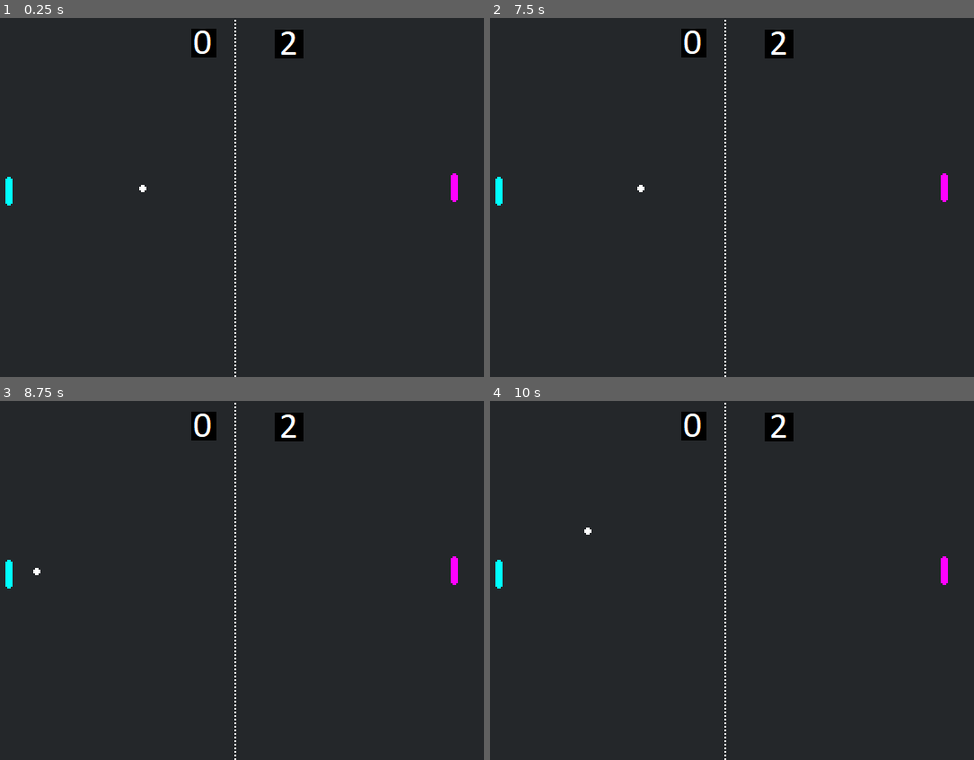
Above: before the commit, frames 1-4 (two rows, left to right).
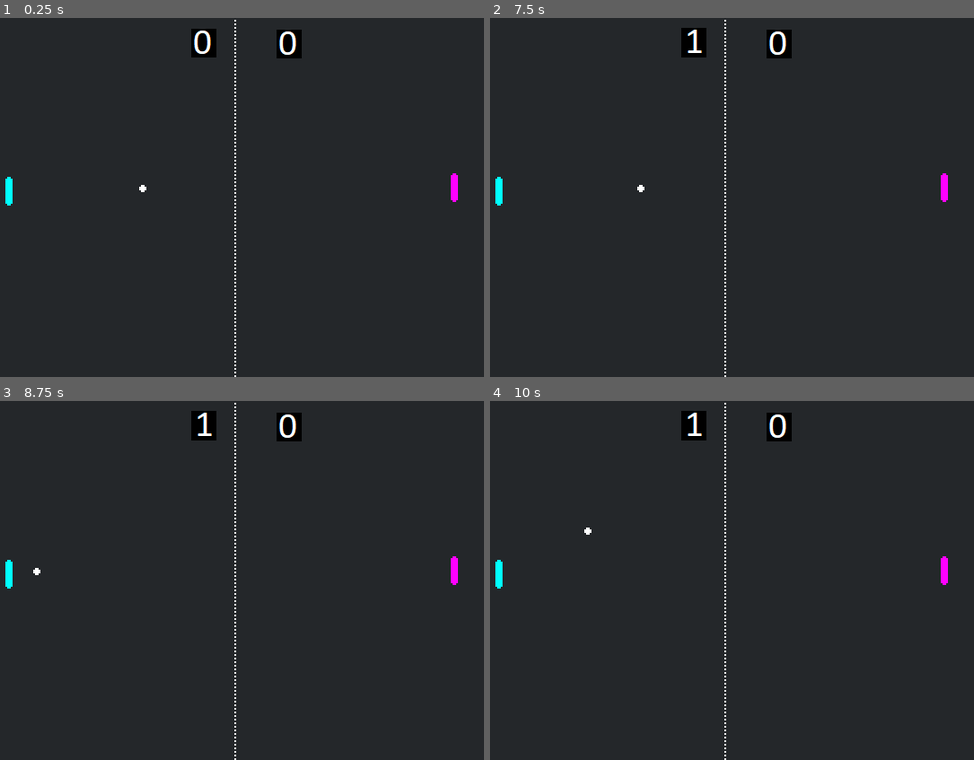
Above: after the commit, the same moments.

Repository: ldahleen54/godot-testing
Game: Godot game, scene res://pong.tscn
Two runs of this game, one before a commit and one after it. Both use one fixed random seed, a clock stepped at 60 frames per second and the inputs below.
Inputs:
- Up to frame 1 (0.25 s): no input
- Up to frame 2 (7.5 s): tap Enter at 0.5, 3.5, 5 s; tap Space at 1.25, 4.25, 5.75 s
- Up to frame 3 (8.75 s): no input
- Up to frame 4 (10 s): no input

The runs differ from the first frame. In frame 1, 0.2% of the frame differs, in the area x 56-63%, y 3-12%; in frame 2, 0.4%, in the area x 39-63%, y 2-12%; in frame 3, 0.4%; in frame 4, 0.4%.

Commit message:
added scoreboard functionality

Diff:
--- /dev/null
+++ b/Pong with GScript/logic/score_left.gd
@@ -0,0 +1,74 @@
+extends Sprite
+
+
+# Declare member variables here. Examples:
+# var a = 2
+# var b = "text"
+var score = 0
+
+# Called when the node enters the scene tree for the first time.
+func _ready():
+	var texture = ImageTexture.new()
+	var image = Image.new()
+	if score == 0:
+		image.load("res://assets/0.PNG")
+	if score == 1:
+		image.load("res://assets/1.PNG")
+	if score == 2:
+		image.load("res://assets/2.PNG")
+	if score == 3:
+		image.load("res://assets/3.PNG")
+	if score == 4:
+		image.load("res://assets/4.PNG")
+	if score == 5:
+		image.load("res://assets/5.PNG")
+	if score == 6:
+		image.load("res://assets/6.PNG")
+	if score == 7:
+		image.load("res://assets/7.PNG")
+	if score == 8:
+		image.load("res://assets/8.PNG")
+	if score == 9:
+		image.load("res://assets/9.PNG")
+	if score > 9:
+		image.load("res://icon.png")
+	texture.create_from_image(image)
+	set_texture(texture)
+
+# Called every frame. 'delta' is the elapsed time since the previous frame.
+func _process(delta):
+	var texture = ImageTexture.new()
+	var image = Image.new()
+	if score == 0:
+		image.load("res://assets/0.PNG")
+	if score == 1:
+		image.load("res://assets/1.PNG")
+	if score == 2:
+		image.load("res://assets/2.PNG")
+	if score == 3:
+		image.load("res://assets/3.PNG")
+	if score == 4:
+		image.load("res://assets/4.PNG")
+	if score == 5:
+		image.load("res://assets/5.PNG")
+	if score == 6:
+		image.load("res://assets/6.PNG")
+	if score == 7:
+		image.load("res://assets/7.PNG")
+	if score == 8:
+		image.load("res://assets/8.PNG")
+	if score == 9:
+		image.load("res://assets/9.PNG")
+	# placeholder if the score is invalid
+	if score > 9 || score < 0:
+		image.load("res://icon.png")
+	texture.create_from_image(image)
+	set_texture(texture)
+	print("score: ", score)
+
+func set_score(score):
+	self.score = score
+
+func add_score():
+	print("added to score")
+	self.score = self.score + 1
--- /dev/null
+++ b/Pong with GScript/logic/score_right.gd
@@ -0,0 +1,76 @@
+extends Sprite
+
+
+# Declare member variables here. Examples:
+# var a = 2
+# var b = "text"
+var score = 0
+
+# Called when the node enters the scene tree for the first time.
+func _ready():
+	var texture = ImageTexture.new()
+	var image = Image.new()
+	if score == 0:
+		image.load("res://assets/0.PNG")
+	if score == 1:
+		image.load("res://assets/1.PNG")
+	if score == 2:
+		image.load("res://assets/2.PNG")
+	if score == 3:
+		image.load("res://assets/3.PNG")
+	if score == 4:
+		image.load("res://assets/4.PNG")
+	if score == 5:
+		image.load("res://assets/5.PNG")
+	if score == 6:
+		image.load("res://assets/6.PNG")
+	if score == 7:
+		image.load("res://assets/7.PNG")
+	if score == 8:
+		image.load("res://assets/8.PNG")
+	if score == 9:
+		image.load("res://assets/9.PNG")
+	if score > 9:
+		image.load("res://icon.png")
+	texture.create_from_image(image)
+	set_texture(texture)
+
+# Called every frame. 'delta' is the elapsed time since the previous frame.
+func _process(delta):
+	var texture = ImageTexture.new()
+	var image = Image.new()
+	if score == 0:
+		image.load("res://assets/0.PNG")
+	if score == 1:
+		image.load("res://assets/1.PNG")
+	if score == 2:
+		image.load("res://assets/2.PNG")
+	if score == 3:
+		image.load("res://assets/3.PNG")
+	if score == 4:
+		image.load("res://assets/4.PNG")
+	if score == 5:
+		image.load("res://assets/5.PNG")
+	if score == 6:
+		image.load("res://assets/6.PNG")
+	if score == 7:
+		image.load("res://assets/7.PNG")
+	if score == 8:
+		image.load("res://assets/8.PNG")
+	if score == 9:
+		image.load("res://assets/9.PNG")
+	# placeholder if the score is invalid
+	if score > 9 || score < 0:
+		image.load("res://icon.png")
+	texture.create_from_image(image)
+	set_texture(texture)
+	if OS.is_debug_build():
+		print("score: ", score)
+
+func set_score(score):
+	self.score = score
+
+func add_score():
+	if OS.is_debug_build():
+		print("added to score")
+	self.score = self.score + 1
--- a/Pong with GScript/logic/wall.gd
+++ b/Pong with GScript/logic/wall_left.gd
@@ -3,4 +3,5 @@
 func _on_wall_area_entered(area):
 	if area.name == "Ball":
 		#oops, ball went out of game place, reset
+		$score.add_score()
 		area.reset()
--- /dev/null
+++ b/Pong with GScript/logic/wall_right.gd
@@ -0,0 +1,7 @@
+extends Area2D
+
+func _on_wall_area_entered(area):
+	if area.name == "Ball":
+		#oops, ball went out of game place, reset
+		$score.add_score()
+		area.reset()
--- a/Pong with GScript/pong.tscn
+++ b/Pong with GScript/pong.tscn
@@ -6,10 +6,11 @@
 [ext_resource path="res://logic/ball.gd" type="Script" id=4]
 [ext_resource path="res://ball.png" type="Texture" id=5]
 [ext_resource path="res://separator.png" type="Texture" id=6]
-[ext_resource path="res://logic/wall.gd" type="Script" id=7]
+[ext_resource path="res://logic/wall_left.gd" type="Script" id=7]
 [ext_resource path="res://logic/ceiling_floor.gd" type="Script" id=8]
 [ext_resource path="res://assets/1.PNG" type="Texture" id=9]
-[ext_resource path="res://score2.gd" type="Script" id=10]
+[ext_resource path="res://logic/score_right.gd" type="Script" id=10]
+[ext_resource path="res://logic/score_left.gd" type="Script" id=11]
 
 [sub_resource type="RectangleShape2D" id=1]
 extents = Vector2( 4, 16 )
@@ -72,6 +73,11 @@
 position = Vector2( -10, 200 )
 script = ExtResource( 7 )
 
+[node name="score" type="Sprite" parent="LeftWall"]
+position = Vector2( 390, -171 )
+texture = ExtResource( 9 )
+script = ExtResource( 10 )
+
 [node name="Collision" type="CollisionShape2D" parent="LeftWall"]
 position = Vector2( 42, 0 )
 shape = SubResource( 3 )
@@ -79,6 +85,12 @@
 [node name="RightWall" type="Area2D" parent="."]
 position = Vector2( 650, 200 )
 script = ExtResource( 7 )
+
+[node name="score" type="Sprite" parent="RightWall"]
+position = Vector2( -365, -172 )
+texture = ExtResource( 3 )
+normal_map = ExtResource( 3 )
+script = ExtResource( 11 )
 
 [node name="Collision" type="CollisionShape2D" parent="RightWall"]
 position = Vector2( -43, -2 )
@@ -107,19 +119,6 @@
 margin_right = 40.0
 margin_bottom = 40.0
 
-[node name="score2" type="Sprite" parent="."]
-position = Vector2( 380, 29 )
-texture = ExtResource( 9 )
-script = ExtResource( 10 )
-
-[node name="LeftScore" type="Area2D" parent="."]
-position = Vector2( 231, 23 )
-
-[node name="Sprite" type="Sprite" parent="LeftScore"]
-position = Vector2( 54, 5 )
-texture = ExtResource( 3 )
-normal_map = ExtResource( 3 )
-
 [connection signal="area_entered" from="Left" to="Left" method="_on_area_entered"]
 [connection signal="area_entered" from="Right" to="Right" method="_on_area_entered"]
 [connection signal="area_entered" from="LeftWall" to="LeftWall" method="_on_wall_area_entered"]
--- a/Pong with GScript/score2.gd
+++ /dev/null
@@ -1,20 +0,0 @@
-extends Sprite
-
-
-# Declare member variables here. Examples:
-# var a = 2
-# var b = "text"
-
-
-# Called when the node enters the scene tree for the first time.
-func _ready():
-	var texture = ImageTexture.new()
-	var image = Image.new()
-	image.load("res://assets/2.PNG")
-	texture.create_from_image(image)
-	set_texture(texture)
-	# $Sprite.texture = texture
-
-# Called every frame. 'delta' is the elapsed time since the previous frame.
-#func _process(delta):
-#	pass
Not shown: 1 places in Pong with GScript/pong.tscn that only renumber resources
